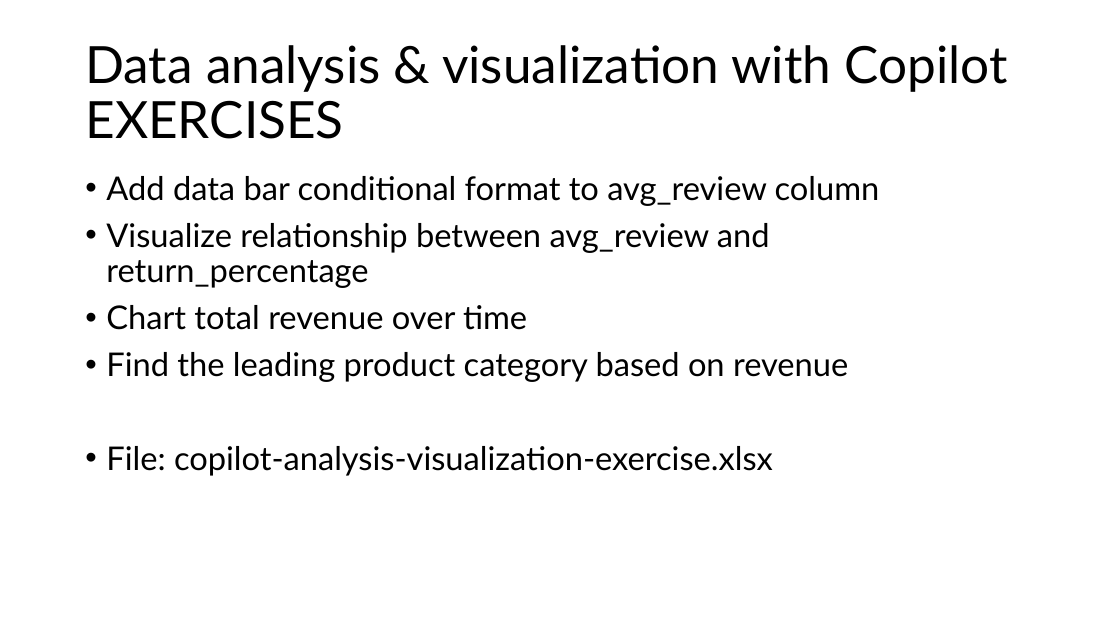
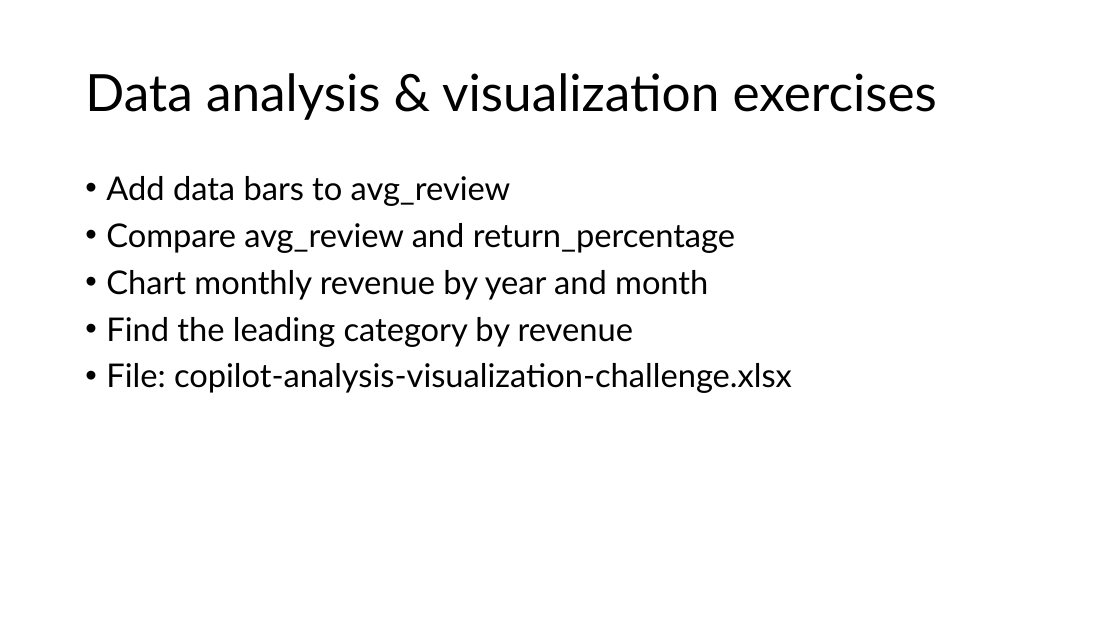
Before and after one commit to stringfestdata/complianceiq-intro-to-copilot-in-excel, a slide deck: slide 15 of complianceiq-intro-to-copilot-in-excel.pptx (slide 13 before the commit). Drawn at 1120x630 pixels with LibreOffice and Linux fonts; fonts in the diff are those of the drawing. Boxes give left, top, right and bottom in pixels: in the first picture for what was removed or moved away, otherwise in the second. Text is boxed around its words. In the diff, an @@ line names an element or a change of style, - is before the commit and + after.

```diff
--- a/complianceiq-intro-to-copilot-in-excel.pptx
+++ b/complianceiq-intro-to-copilot-in-excel.pptx
@@ title at (85,73,937,120): text changed @@
-Data analysis & visualization with Copilot EXERCISES
+Data analysis & visualization exercises
@@ text at (106,176,792,393): text changed @@
-• Add data bar conditional format to avg_review column
-• Visualize relationship between avg_review and return_percentage
-• Chart total revenue over time
-• Find the leading product category based on revenue
-• File: copilot-analysis-visualization-exercise.xlsx
+• Add data bars to avg_review
+• Compare avg_review and return_percentage
+• Chart monthly revenue by year and month
+• Find the leading category by revenue
+• File: copilot-analysis-visualization-challenge.xlsx
```
Also in this commit, not shown: 6 other slides changed, 5 slides added, 2 slides removed, 6 other files.
